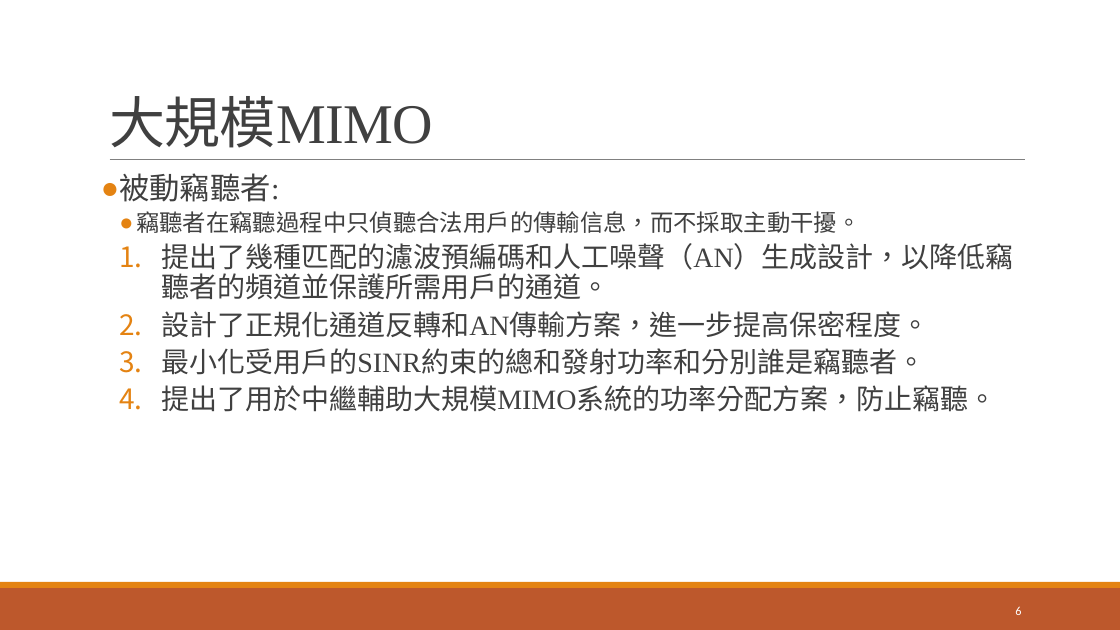
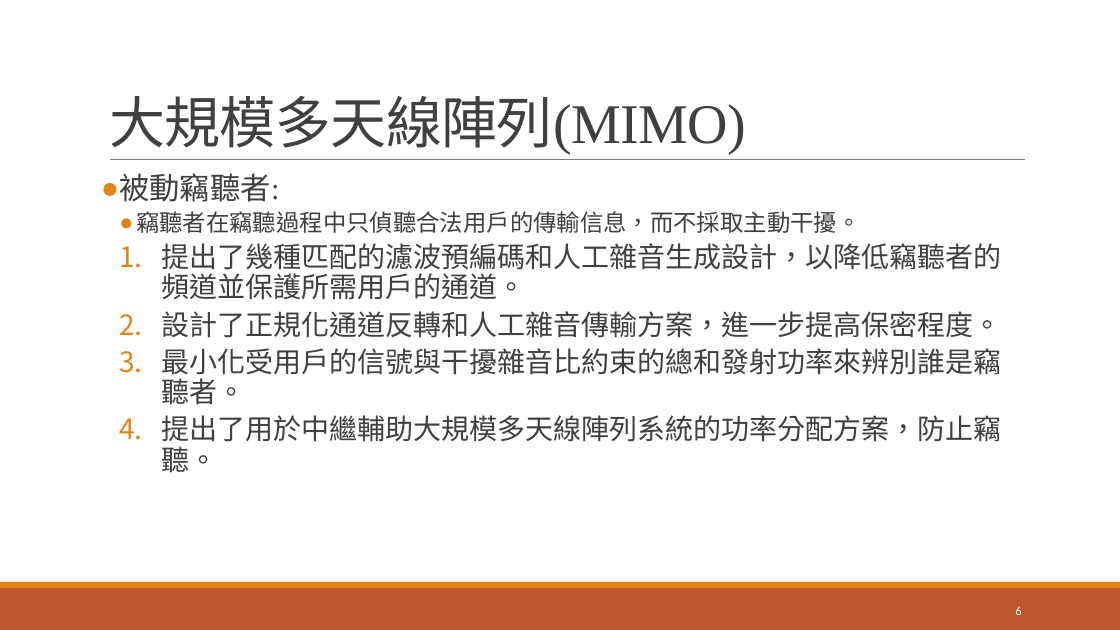
Before and after one commit to hrne/teach_java, a slide deck: slide 6 of 期末簡報_5G.pptx. Drawn at 1120x630 pixels with LibreOffice and Linux fonts; fonts in the diff are those of the drawing. Boxes give left, top, right and bottom in pixels: in the first picture for what was removed or moved away, otherwise in the second. Text is boxed around its words. In the diff, an @@ line names an element or a change of style, - is before the commit and + after.

```diff
--- a/期末簡報_5G.pptx
+++ b/期末簡報_5G.pptx
@@ title at [109, 96, 746, 155]: text changed @@
-大規模MIMO
+大規模多天線陣列(MIMO)
@@ text at [161, 243, 1001, 473]: text changed @@
-  1. 提出了幾種匹配的濾波預編碼和人工噪聲（AN）生成設計，以降低竊聽者的頻道並保護所需用戶的通道。
-  2. 設計了正規化通道反轉和AN傳輸方案，進一步提高保密程度。
-  3. 最小化受用戶的SINR約束的總和發射功率和分別誰是竊聽者。
-  4. 提出了用於中繼輔助大規模MIMO系統的功率分配方案，防止竊聽。
+  1. 提出了幾種匹配的濾波預編碼和人工雜音生成設計，以降低竊聽者的頻道並保護所需用戶的通道。
+  2. 設計了正規化通道反轉和人工雜音傳輸方案，進一步提高保密程度。
+  3. 最小化受用戶的信號與干擾雜音比約束的總和發射功率來辨別誰是竊聽者。
+  4. 提出了用於中繼輔助大規模多天線陣列系統的功率分配方案，防止竊聽。
```
Also in this commit, not shown: 12 other slides changed, 1 other file.
